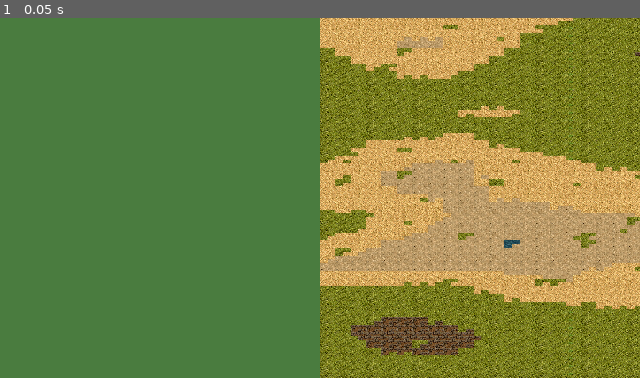
Above: before the commit, frame 1.
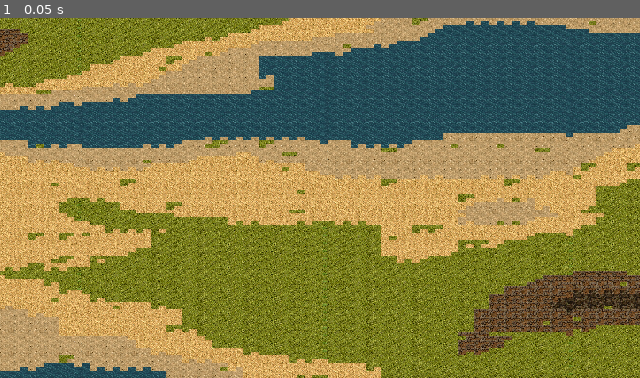
Above: after the commit, the same moment.

Repository: hamiltoncasas/ID0003_AgeOfAcadia
Game: Godot game, scene res://terrain_only.tscn
Two runs of this game, one before a commit and one after it. Both use one fixed random seed, a clock stepped at 60 frames per second and the inputs below.
Inputs:
- Up to frame 1 (0.05 s): no input

The runs differ from the first frame. In frame 1, 85% of the frame differs, in the area x 0-100%, y 0-100%.

Commit message:
fix: centered grid at (-100,-100) to match camera position

Diff:
--- a/game/map/ProceduralGeneration.gd
+++ b/game/map/ProceduralGeneration.gd
@@ -28,20 +28,24 @@
 	# Generate river
 	var river_cells = _generate_river(w, h, rng, river_noise)
 
+	# Center grid on camera at (150, 150) instead of (0, 0)
+	var ox = -100
+	var oy = -100
 	var layer = TileMapLayer.new()
 	layer.tile_set = ts
 	var count = 0
 
 	for y in range(h):
 		for x in range(w):
-			var pos = Vector2i(x, y)
-			var val = noise.get_noise_2d(x, y)
-			var det = detail.get_noise_2d(x, y) * 0.15
+			var pos = Vector2i(x + ox, y + oy)
+			var local_pos = Vector2i(x, y)
+			var val = noise.get_noise_2d(local_pos.x, local_pos.y)
+			var det = detail.get_noise_2d(local_pos.x, local_pos.y) * 0.15
 			var hval = val + det
 			var sid = 0
 
 			# River primero (sobrescribe todo)
-			if river_cells.has(pos):
+			if river_cells.has(local_pos):
 				sid = 6
 			# Agua
 			elif hval < -0.25:
